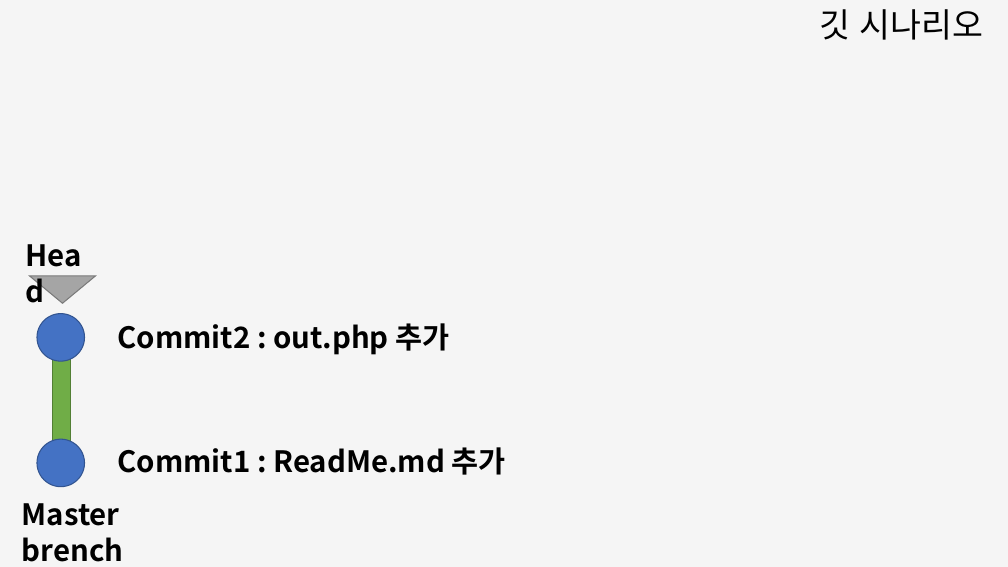
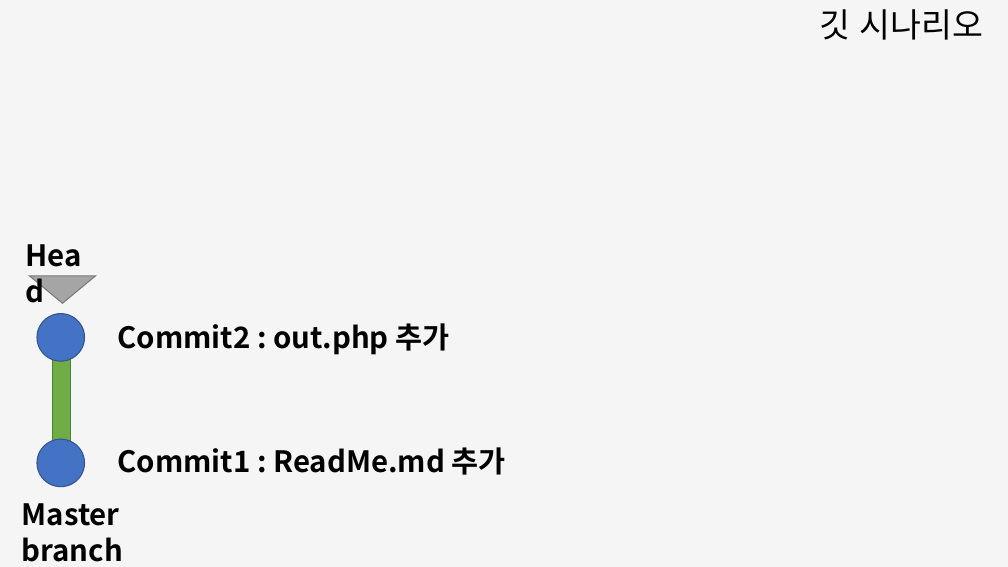
Before and after one commit to tjsrnjs17/WB_DB_Lecture, a slide deck: slide 5 of PPT/2일 깃헙 실전.pptx (slide 6 before the commit). Drawn at 1008x567 pixels with LibreOffice and Linux fonts; fonts in the diff are those of the drawing. Boxes give left, top, right and bottom in pixels: in the first picture for what was removed or moved away, otherwise in the second. Text is boxed around its words. In the diff, an @@ line names an element or a change of style, - is before the commit and + after.

```diff
--- a/PPT/2일 깃헙 실전.pptx
+++ b/PPT/2일 깃헙 실전.pptx
@@ text at <box>22,503,123,562</box>: text changed @@
-Master brench
+Master branch
```
Also in this commit, not shown: 6 other slides changed, 1 slide removed.
